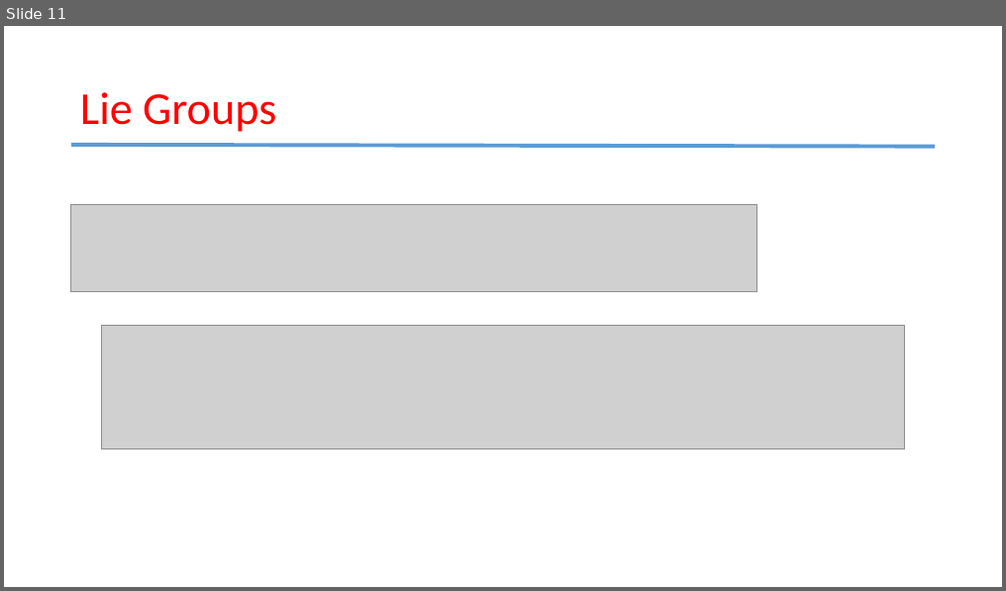
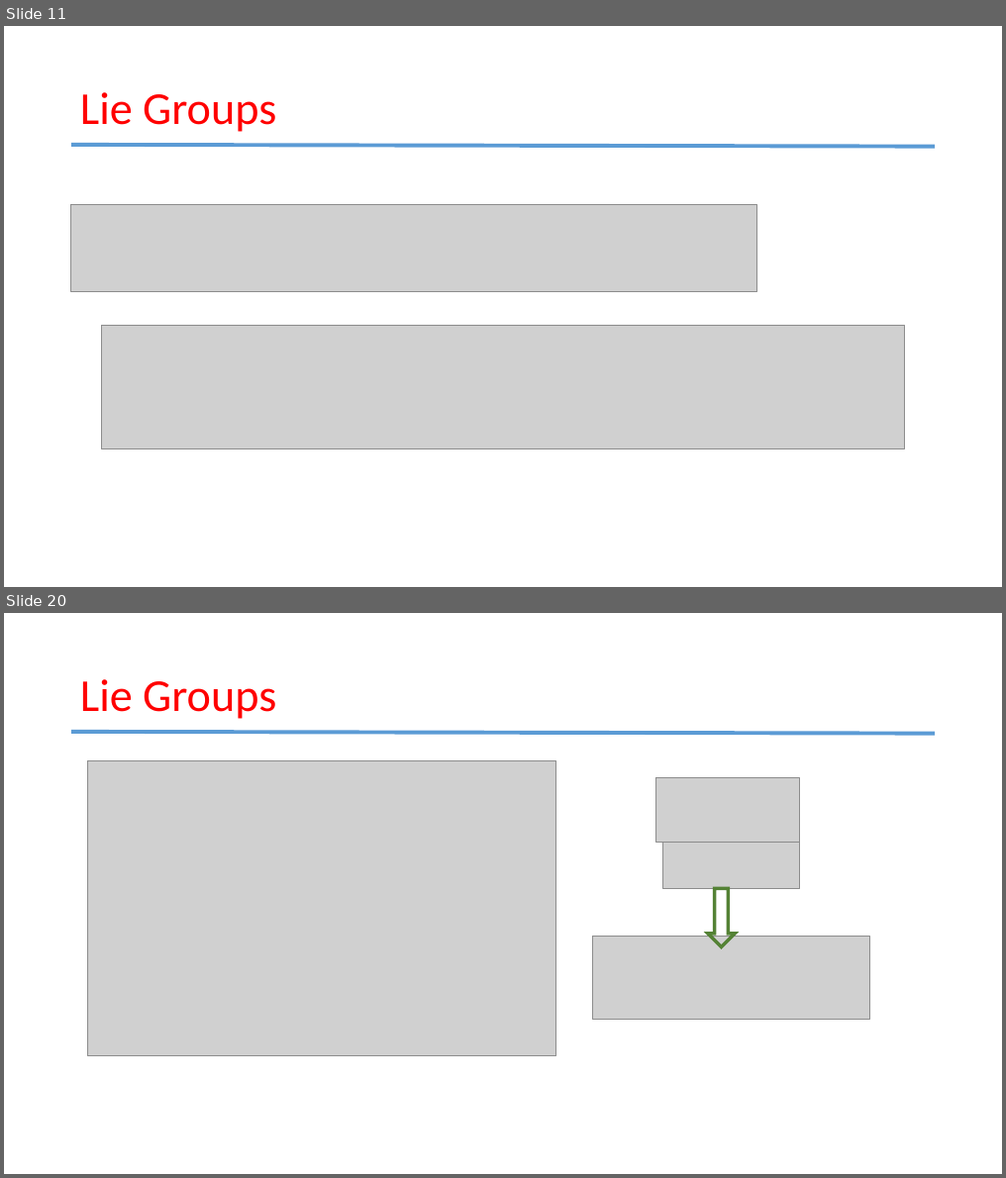
Before and after one commit to duyongquan/LTSLAM, a slide deck: docs/pptx/LieGroups.pptx. Shown one above the other, each under a label of ours: slide 11 before the commit, slides 11 and 20 after it; the slides between them are not shown. The pictures are 1006x591 and 1006x1178 pixels, drawn with LibreOffice and Linux fonts; fonts in the diff are those of the drawing; grey boxes stand for pictures. Boxes give left, top, right and bottom in pixels: in the first picture for what was removed or moved away, otherwise in the second. Text is boxed around its words. In the diff, an @@ line names an element or a change of style, - is before the commit and + after.

```diff
--- a/docs/pptx/LieGroups.pptx
+++ b/docs/pptx/LieGroups.pptx
@@ slide 20 added at (4,613,1002,1174), background #FFFFFF @@
@@ title added at (80,679,276,719), 44 pt, text #FF0000 @@
+Lie Groups
@@ line added from (71, 732) to (936, 734), #5B9BD5 3.75 pt @@
@@ picture added at (88,761,556,1057) @@
@@ picture added at (656,777,800,842) @@
@@ picture added at (662,842,799,888) @@
@@ down arrow added at (708,888,735,947), outline #548235 3.25 pt @@
@@ picture added at (593,936,870,1019) @@
```
Also in this commit, not shown: 4 slides changed, 7 other slides added, 7 other files.
